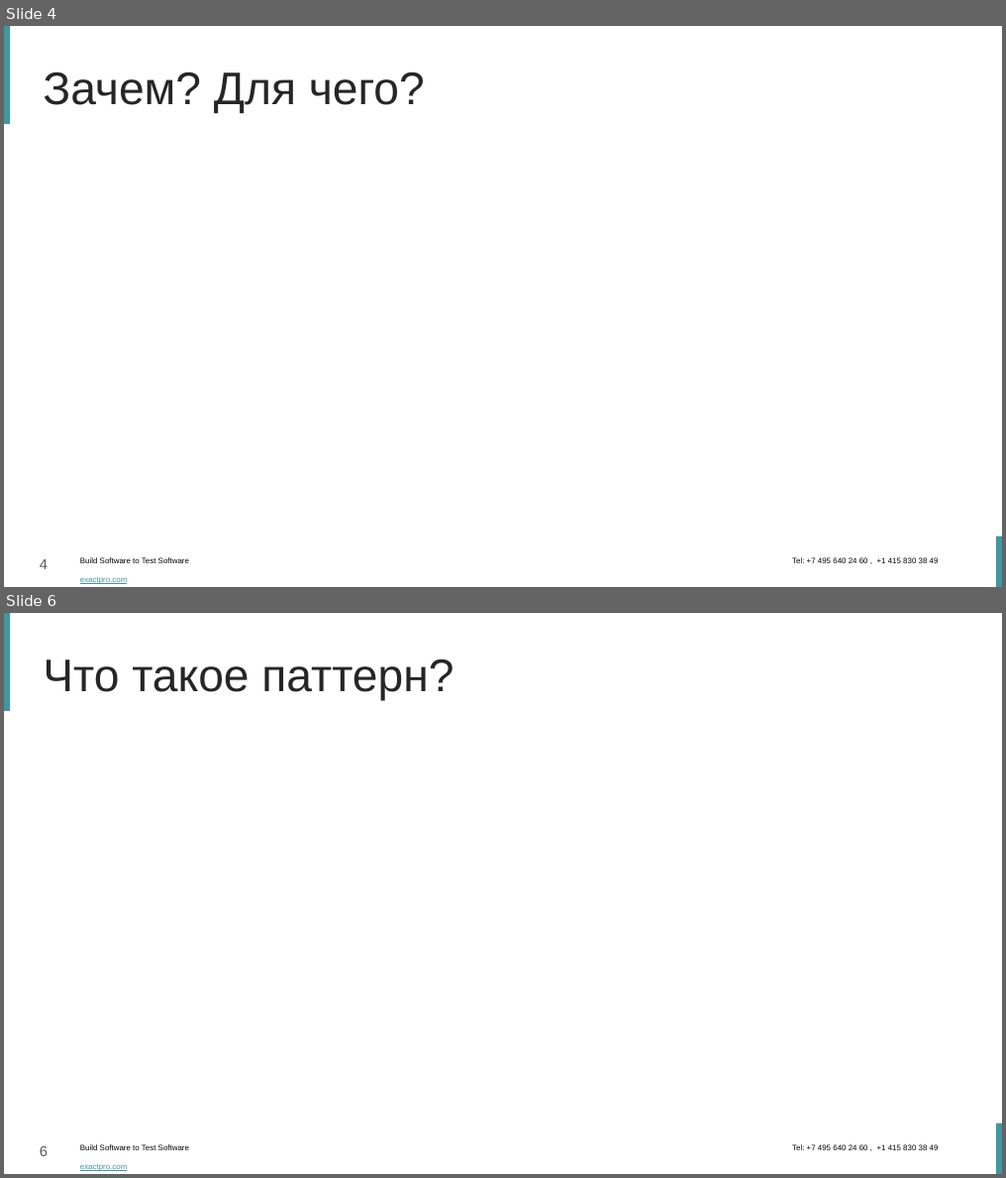
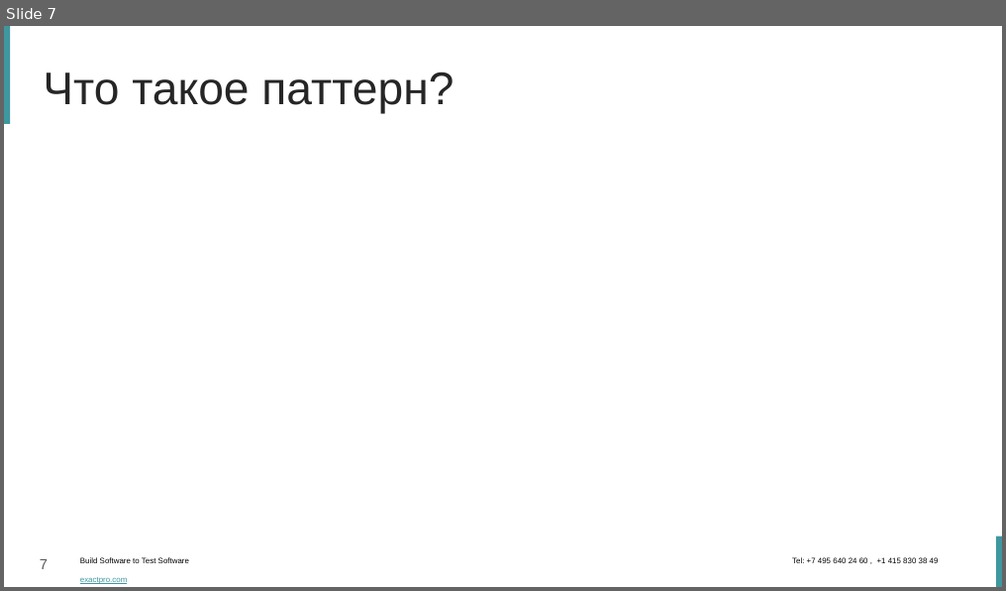
Before and after one commit to dzavodchikov/ChessMVC, a slide deck: Паттерн MVC.pptx. Shown one above the other, each under a label of ours: slides 4 and 6 before the commit, slide 7 after it; the slides between them are not shown. The pictures are 1006x1178 and 1006x591 pixels, drawn with LibreOffice and Linux fonts; fonts in the diff are those of the drawing; background and template pictures are left out. Boxes give left, top, right and bottom in pixels: in the first picture for what was removed or moved away, otherwise in the second. Text is boxed around its words. In the diff, an @@ line names an element or a change of style, - is before the commit and + after.

```diff
--- a/Паттерн MVC.pptx
+++ b/Паттерн MVC.pptx
@@ slide 4 removed at (4,26,1002,587), background #FFFFFF; not listed: 4 template elements that a slide beside it also shows @@
@@ title removed at (43,72,425,113) @@
-Зачем? Для чего?
@@ what was slide 6 is now slide 7 @@
@@ page number at (40,560,48,570): text changed @@
-6
+7
```
Also in this commit, not shown: 7 slides changed, 5 slides added, 2 other slides removed.
